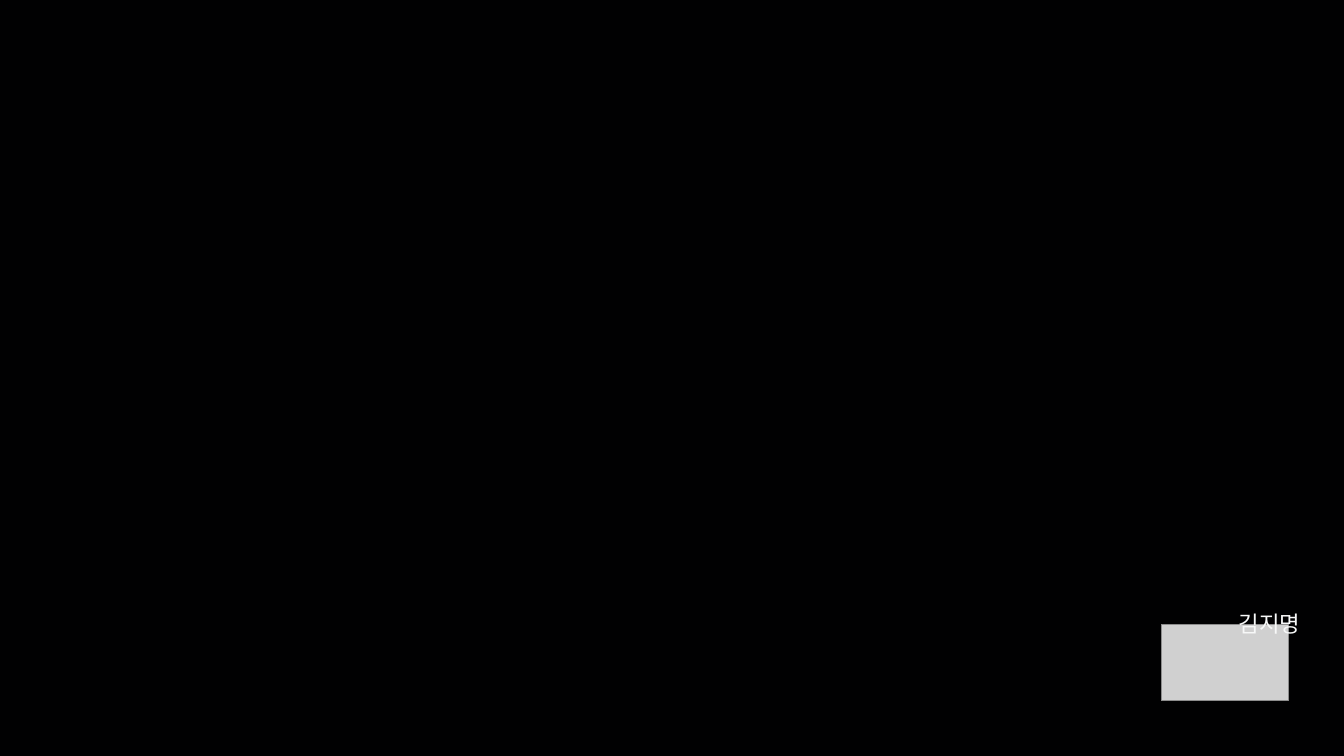
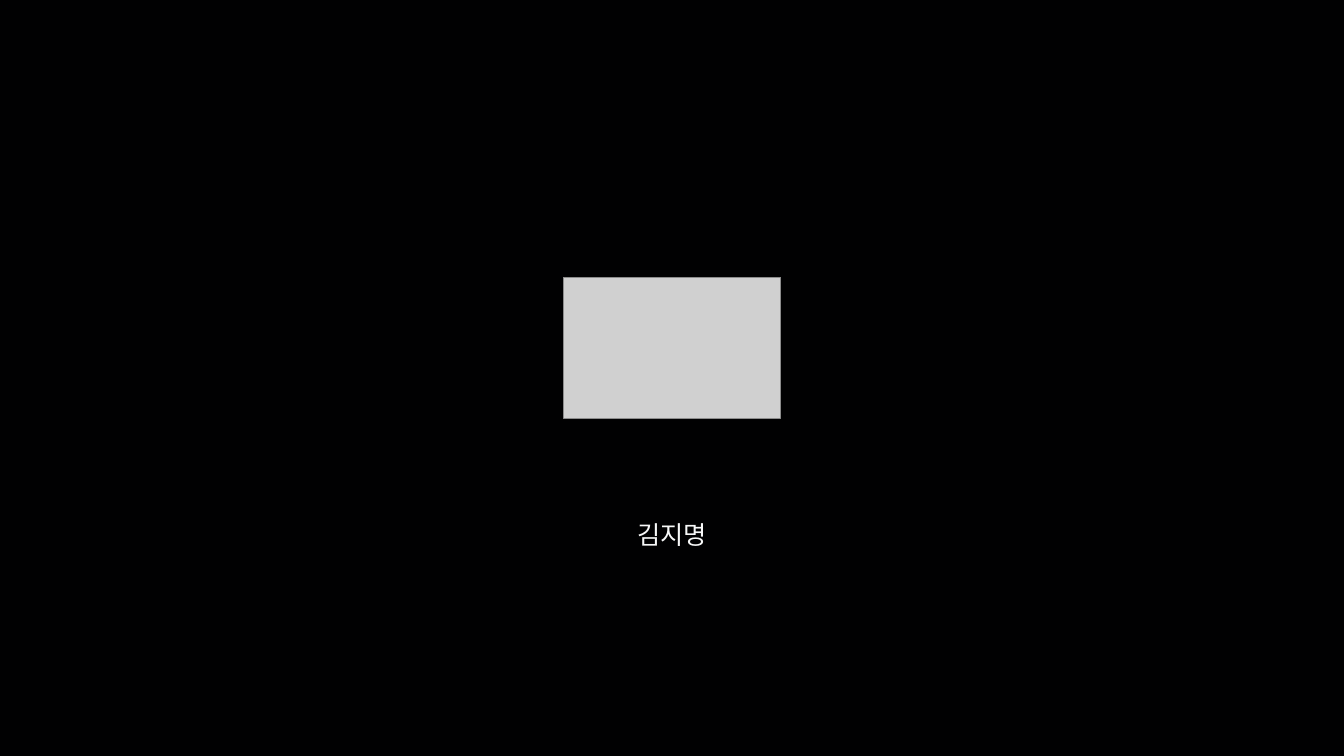
Before and after one commit to ssodcompany/edu-agent, a slide deck: slide 13 of lectures/03_sor_framework/BNI_SoR_v10.pptx. Drawn at 1344x756 pixels with LibreOffice and Linux fonts; fonts in the diff are those of the drawing; grey boxes stand for pictures. Boxes give left, top, right and bottom in pixels: in the first picture for what was removed or moved away, otherwise in the second. Text is boxed around its words. In the diff, an @@ line names an element or a change of style, - is before the commit and + after.

```diff
--- a/lectures/03_sor_framework/BNI_SoR_v10.pptx
+++ b/lectures/03_sor_framework/BNI_SoR_v10.pptx
@@ picture added at (x1=564, y1=277, x2=781, y2=418) @@
@@ text "김지명" moved from (x1=1239, y1=609, x2=1301, y2=637) to (x1=637, y1=523, x2=707, y2=546) @@
@@ text "김지명" at (x1=637, y1=523, x2=707, y2=546): size 16 to 18 pt; alignment right to centre @@
@@ picture removed at (x1=1162, y1=625, x2=1289, y2=701) @@
```
Also in this commit, not shown: 10 other slides changed, 2 slides added, 2 slides removed, 3 other files.
